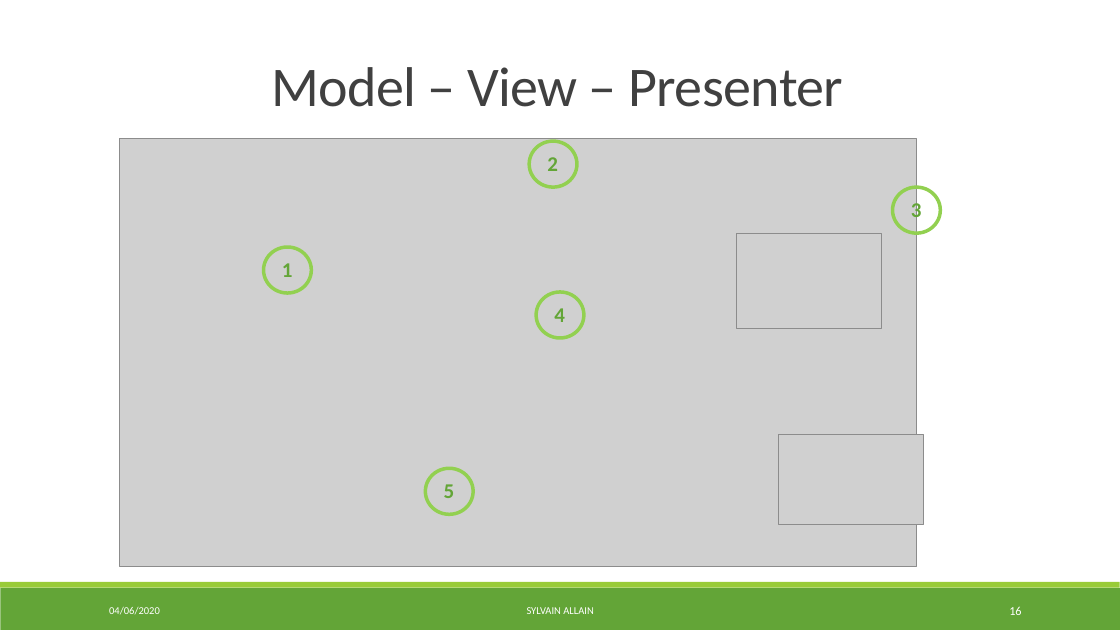
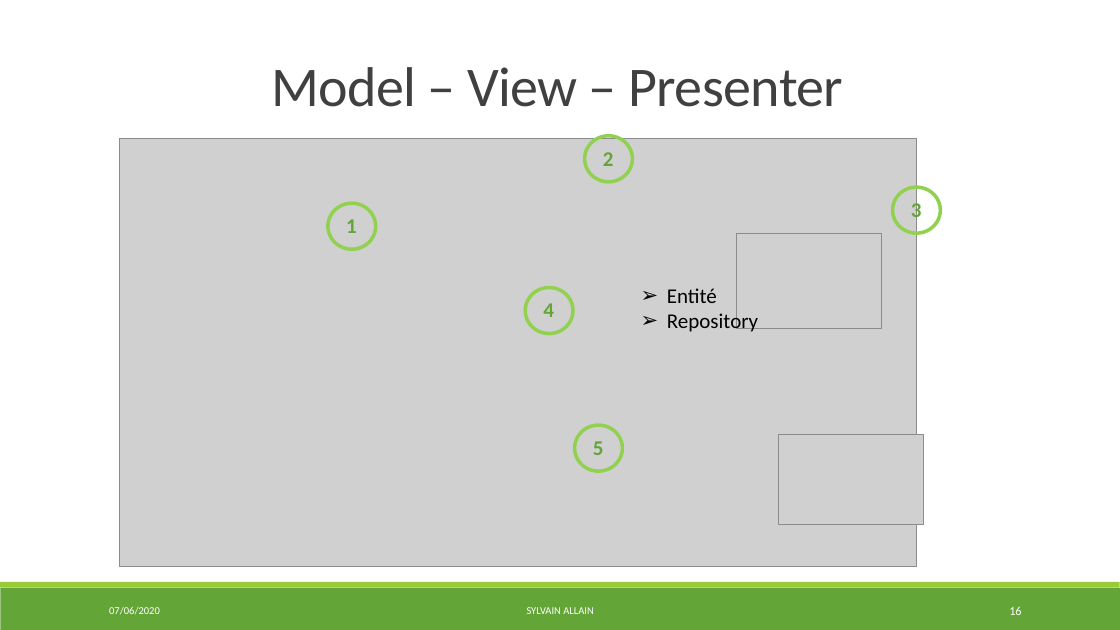
Before and after one commit to S2LF/ProjetPro, a slide deck: slide 16 of ProjetTof’Box.pptx. Drawn at 1120x630 pixels with LibreOffice and Linux fonts; fonts in the diff are those of the drawing; grey boxes stand for pictures. Boxes give left, top, right and bottom in pixels: in the first picture for what was removed or moved away, otherwise in the second. Text is boxed around its words. In the diff, an @@ line names an element or a change of style, - is before the commit and + after.

```diff
--- a/ProjetTof’Box.pptx
+++ b/ProjetTof’Box.pptx
@@ ellipse: place and size @@
-ellipse at bbox=[529, 141, 577, 187]
+ellipse at bbox=[585, 136, 633, 182]
@@ text "2": place and size @@
-text "2" at bbox=[547, 157, 558, 171]
+text "2" at bbox=[603, 152, 614, 166]
@@ ellipse: place and size @@
-ellipse at bbox=[264, 247, 312, 293]
+ellipse at bbox=[328, 203, 376, 250]
@@ text "1": place and size @@
-text "1" at bbox=[282, 263, 293, 277]
+text "1" at bbox=[346, 219, 357, 233]
@@ ellipse: place and size @@
-ellipse at bbox=[536, 292, 584, 339]
+ellipse at bbox=[525, 287, 573, 334]
@@ text "4": place and size @@
-text "4" at bbox=[554, 308, 565, 322]
+text "4" at bbox=[543, 303, 554, 317]
@@ text added at bbox=[667, 288, 758, 332], 18 pt, text #000000 @@
+➢ Entité
+➢ Repository
@@ ellipse: place and size @@
-ellipse at bbox=[425, 469, 473, 515]
+ellipse at bbox=[575, 425, 623, 471]
@@ text "5": place and size @@
-text "5" at bbox=[444, 484, 455, 498]
+text "5" at bbox=[593, 441, 604, 455]
@@ text at bbox=[109, 607, 160, 614]: text changed @@
-04/06/2020
+07/06/2020
```
Also in this commit, not shown: 28 other slides changed, 3 other files.
